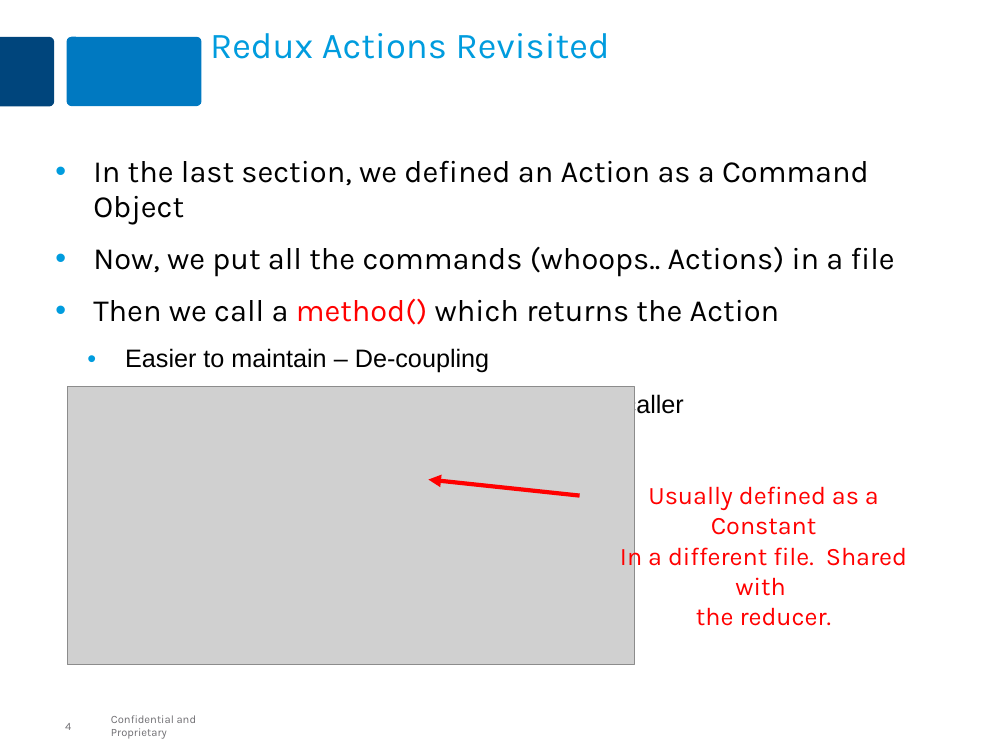
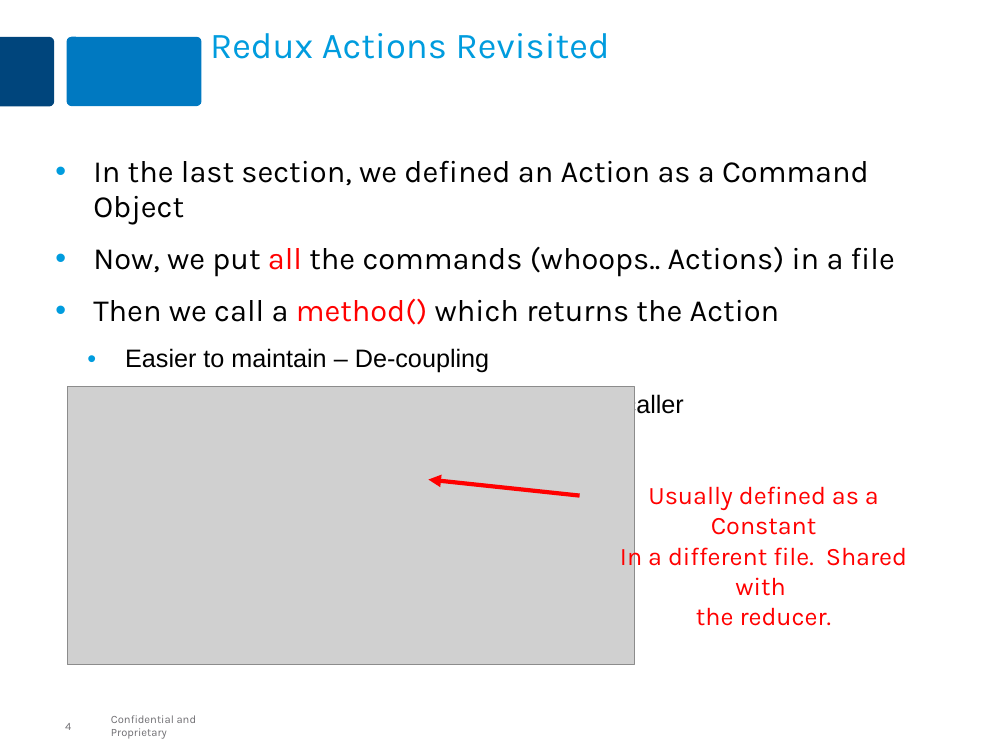
Before and after one commit to MaxMillington/react_practice, a slide deck: slide 4 of lesson-react-50-redux-async/react-redux-async.pptx. Drawn at 1008x756 pixels with LibreOffice and Linux fonts; fonts in the diff are those of the drawing; grey boxes stand for pictures. Boxes give left, top, right and bottom in pixels: in the first picture for what was removed or moved away, otherwise in the second. Text is boxed around its words. In the diff, an @@ line names an element or a change of style, - is before the commit and + after.

```diff
--- a/lesson-react-50-redux-async/react-redux-async.pptx
+++ b/lesson-react-50-redux-async/react-redux-async.pptx
@@ text at (93, 247, 895, 277): text colour #000000 to #FF0000 in "all" @@
```
Also in this commit, not shown: 4 other files.
